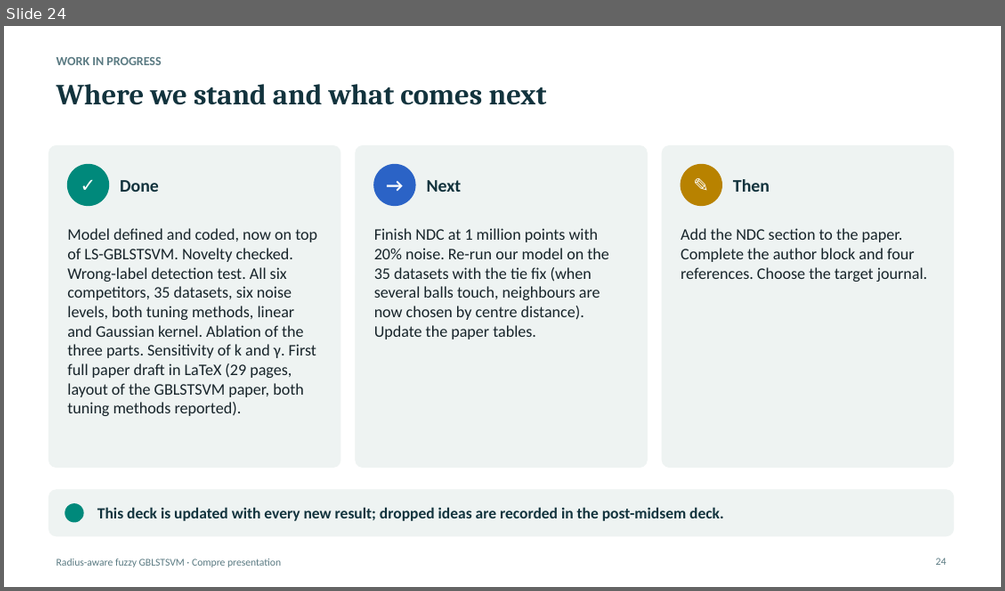
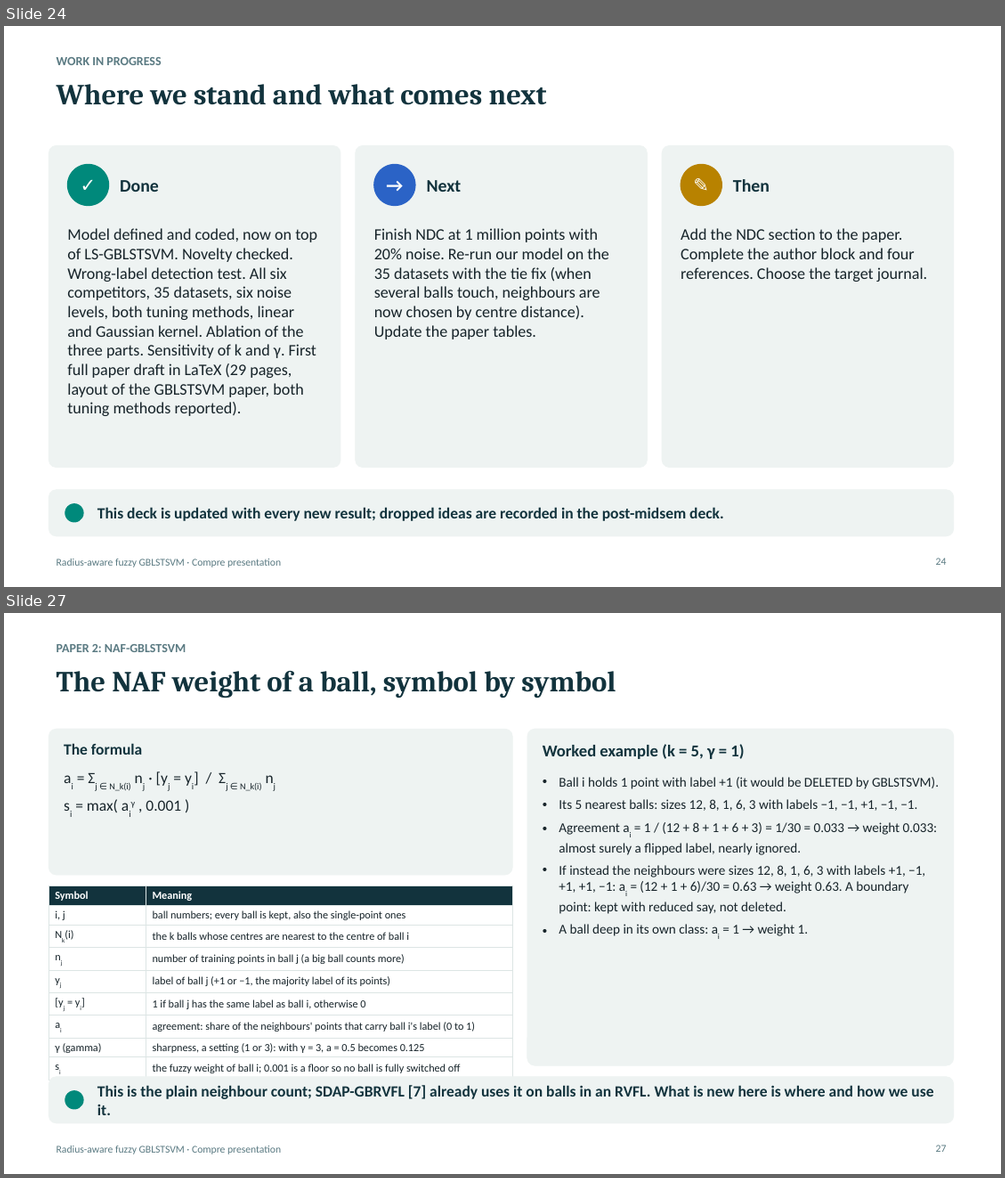
Before and after one commit to Jayagna/GBLSTSVM, a slide deck: reports/compre/compre_presentation.pptx. Shown one above the other, each under a label of ours: slide 24 before the commit, slides 24 and 27 after it; the slides between them are not shown. The pictures are 1005x591 and 1005x1178 pixels, drawn with LibreOffice and Linux fonts; fonts in the diff are those of the drawing. Boxes give left, top, right and bottom in pixels: in the first picture for what was removed or moved away, otherwise in the second. Text is boxed around its words. In the diff, an @@ line names an element or a change of style, - is before the commit and + after.

```diff
--- a/reports/compre/compre_presentation.pptx
+++ b/reports/compre/compre_presentation.pptx
@@ slide 27 added at [4, 613, 1001, 1174], background #FFFFFF; not listed: 1 template element that a slide beside it also shows @@
@@ text added at [57, 644, 186, 652], 12 pt, text #5A7A82, bold @@
+PAPER 2: NAF-GBLSTSVM
@@ title added at [57, 671, 615, 698], 28 pt, text #12333D, bold @@
+The NAF weight of a ball, symbol by symbol
@@ rounded rectangle added at [48, 729, 512, 875], fill #EEF3F2, outline #EEF3F2 0.75 pt @@
@@ text added at [64, 743, 142, 755], 15 pt, text #12333D, bold @@
+The formula
@@ rounded rectangle added at [527, 729, 954, 1065], fill #EEF3F2, outline #EEF3F2 0.75 pt @@
@@ text added at [542, 744, 744, 759], 16 pt, text #12333D, bold @@
+Worked example (k = 5, γ = 1)
@@ text added at [87, 783, 262, 812], 15 pt, text #17242A @@
+ai = Σj ∈ N_k(i) nj · [yj = yi] / Σj ∈ N_k(i) nj
+si = max( aiγ , 0.001 )
@@ text added at [558, 777, 938, 936], 13 pt, text #17242A @@
+• Ball i holds 1 point with label +1 (it would be DELETED by GBLSTSVM).
+• Its 5 nearest balls: sizes 12, 8, 1, 6, 3 with labels −1, −1, +1, −1, −1.
+• Agreement ai = 1 / (12 + 8 + 1 + 6 + 3) = 1/30 = 0.033 → weight 0.033: almost surely a flipped label, nearly ignored.
+• If instead the neighbours were sizes 12, 8, 1, 6, 3 with labels +1, −1, +1, +1, −1: ai = (12 + 1 + 6)/30 = 0.63 → weight 0.63. A boundary point: kept with reduced say, not deleted.
+• A ball deep in its own class: ai = 1 → weight 1.
@@ table added at [48, 886, 512, 1078], 9 rows, 2 columns @@
+Symbol | Meaning
+i, j | ball numbers; every ball is kept, also the single-point ones
+Nk(i) | the k balls whose centres are nearest to the centre of ball i
+nj | number of training points in ball j (a big ball counts more)
+yj | label of ball j (+1 or −1, the majority label of its points)
+[yj = yi] | 1 if ball j has the same label as ball i, otherwise 0
+ai | agreement: share of the neighbours' points that carry ball i's label (0 to 1)
+γ (gamma) | sharpness, a setting (1 or 3): with γ = 3, a = 0.5 becomes 0.125
+si | the fuzzy weight of ball i; 0.001 is a floor so no ball is fully switched off
@@ rounded rectangle added at [48, 1077, 954, 1123], fill #EEF3F2, outline #EEF3F2 0.75 pt @@
@@ ellipse added at [65, 1091, 83, 1109], fill #00897B, outline #00897B 1 pt @@
@@ text added at [97, 1085, 933, 1115], 15 pt, text #12333D, bold @@
+This is the plain neighbour count; SDAP-GBRVFL [7] already uses it on balls in an RVFL. What is new here is where and how we use it.
@@ page number added at [936, 1144, 947, 1151], 10 pt, text #5A7A82 @@
+27
```
Also in this commit, not shown: 11 other slides added, 6 other files.
